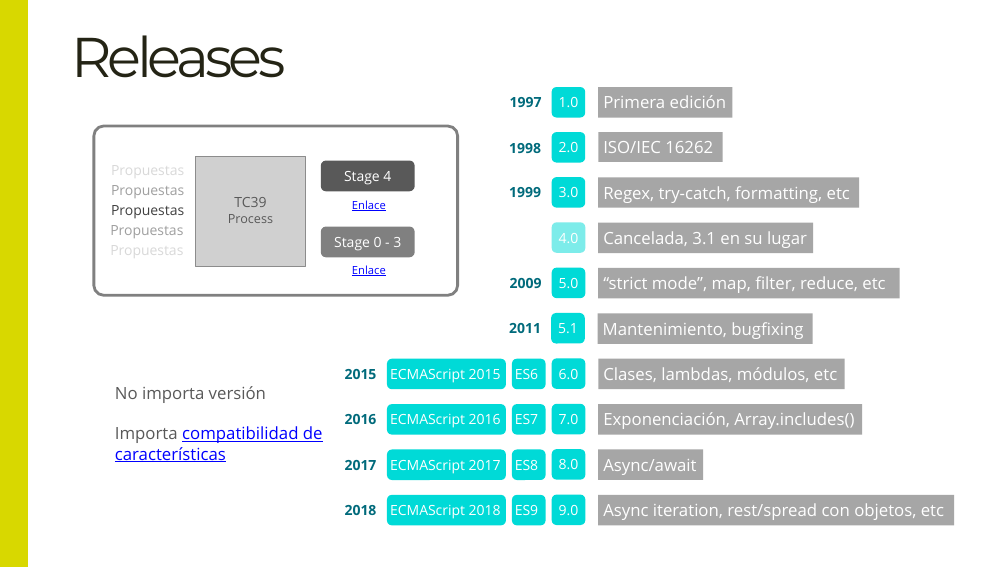
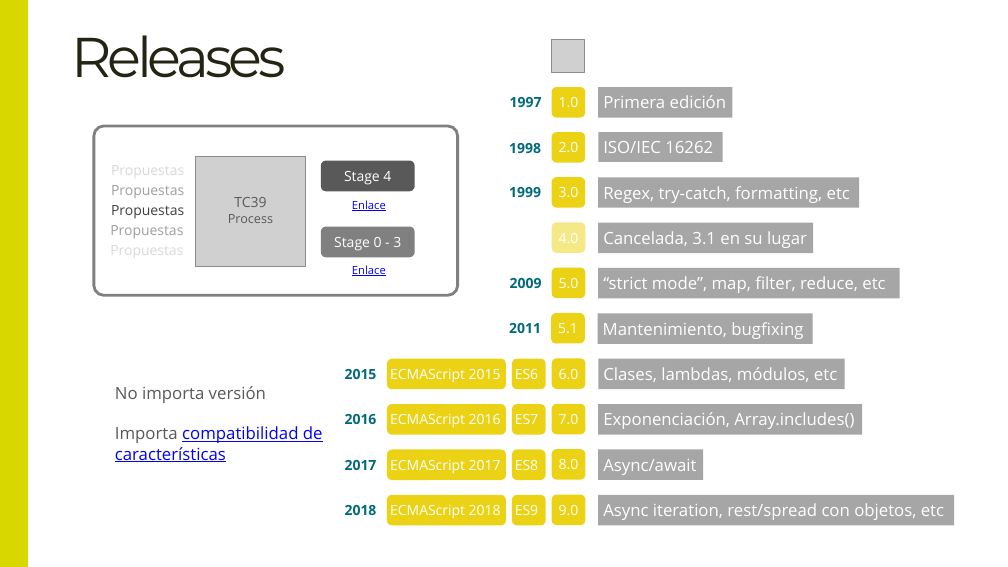
Before and after one commit to Lemoncode/master-frontend-lemoncode, a slide deck: slide 7 of 02-languages/01-teoria/01 Introducción a Javascript.pptx (slide 5 before the commit). Drawn at 1008x567 pixels with LibreOffice and Linux fonts; fonts in the diff are those of the drawing; grey boxes stand for pictures; background and template pictures are left out. Boxes give left, top, right and bottom in pixels: in the first picture for what was removed or moved away, otherwise in the second. Text is boxed around its words. In the diff, an @@ line names an element or a change of style, - is before the commit and + after.

```diff
--- a/02-languages/01-teoria/01 Introducción a Javascript.pptx
+++ b/02-languages/01-teoria/01 Introducción a Javascript.pptx
@@ picture added at bbox=[551, 39, 585, 73] @@
@@ rounded rectangle "4.0" at bbox=[551, 223, 585, 253]: fill #00DAD7 at 51% opacity to #EBD215 at 51% opacity @@
@@ fill #00DAD7 to #EBD215 in 17 elements at bbox=[551, 359, 585, 389], bbox=[551, 268, 585, 298], bbox=[551, 177, 585, 208], bbox=[551, 132, 585, 162], bbox=[551, 87, 585, 117], bbox=[551, 404, 585, 434], bbox=[551, 450, 585, 480], bbox=[551, 495, 585, 525], bbox=[551, 313, 585, 344], bbox=[512, 359, 545, 389], bbox=[387, 359, 506, 389], bbox=[512, 404, 545, 434], bbox=[387, 404, 506, 434], bbox=[512, 450, 545, 480], bbox=[387, 450, 506, 480], bbox=[512, 495, 545, 525], bbox=[387, 495, 506, 525] @@
```
Also in this commit, not shown: 2 other slides changed, 2 slides added.
